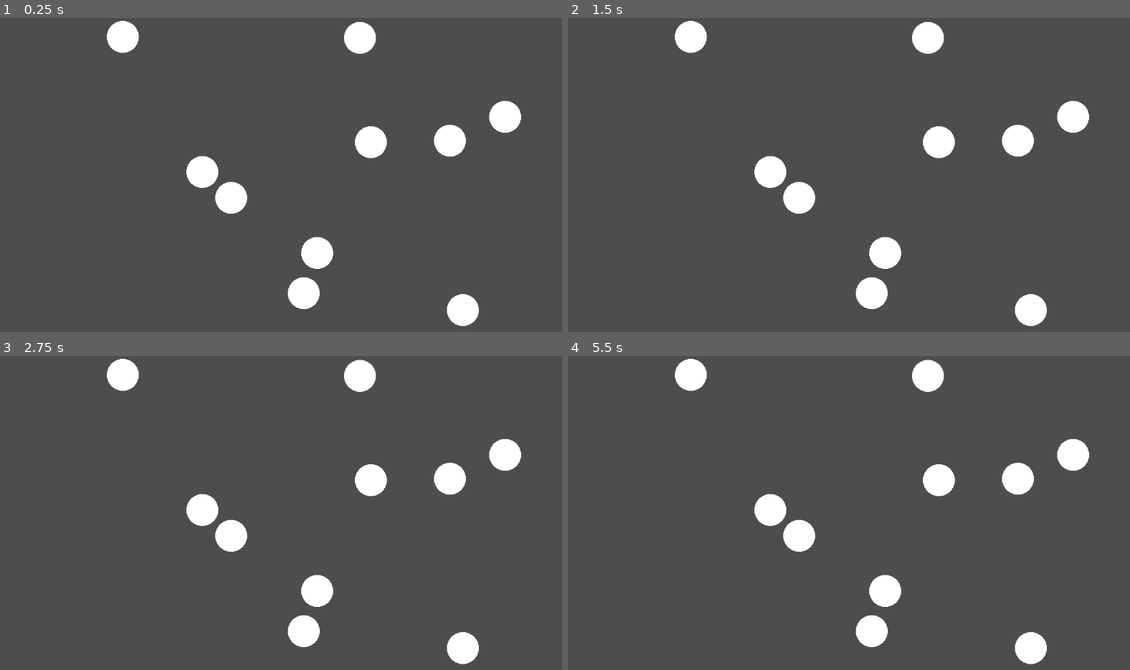
Above: before the commit, frames 1-4 (two rows, left to right).
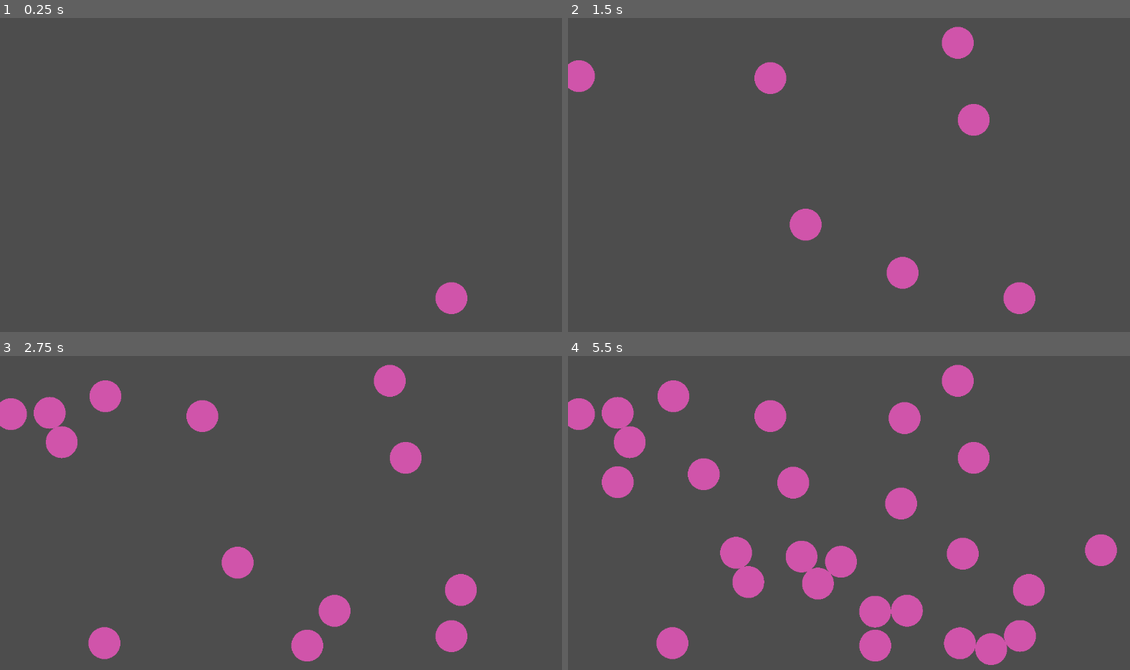
Above: after the commit, the same moments.

Repository: PhilKubz/concept_projects
Game: Godot game, scene res://Scenes/main.tscn
Two runs of this game, one before a commit and one after it. Both use one fixed random seed, a clock stepped at 60 frames per second and the inputs below.
Inputs:
- Up to frame 1 (0.25 s): no input
- Up to frame 2 (1.5 s): no input
- Up to frame 3 (2.75 s): no input
- Up to frame 4 (5.5 s): no input

The runs differ from the first frame. In frame 1, 4.9% of the frame differs, in the area x 19-93%, y 0-99%; in frame 2, 7.6%; in frame 3, 10%; in frame 4, 16%, in the area x 0-98%, y 0-99%.

Commit message:
EnemySpawner functions on Timer intervals

Diff:
--- a/EnemySpawning/Scenes/enemy.tscn
+++ b/EnemySpawning/Scenes/enemy.tscn
@@ -1,9 +1,6 @@
-[gd_scene load_steps=4 format=3 uid="uid://cwvsx3irm6jte"]
-
-[ext_resource type="Material" uid="uid://7uw5dk8orwud" path="res://Assets/pinkish.tres" id="1_h7mhy"]
+[gd_scene load_steps=3 format=3 uid="uid://cwvsx3irm6jte"]
 
 [sub_resource type="SphereMesh" id="SphereMesh_qqcfd"]
-material = ExtResource("1_h7mhy")
 
 [sub_resource type="CircleShape2D" id="CircleShape2D_fxhlo"]
 radius = 32.0624
@@ -12,6 +9,7 @@
 gravity_scale = 0.0
 
 [node name="MeshInstance2D" type="MeshInstance2D" parent="."]
+modulate = Color(0.815686, 0.329412, 0.666667, 1)
 position = Vector2(0, 1.47971e-05)
 scale = Vector2(64.0726, 64.0726)
 mesh = SubResource("SphereMesh_qqcfd")
--- /dev/null
+++ b/EnemySpawning/Scenes/enemy_spawner.tscn
@@ -0,0 +1,12 @@
+[gd_scene load_steps=2 format=3 uid="uid://di2hmm8khtu03"]
+
+[ext_resource type="Script" path="res://Scripts/enemy_spawner.gd" id="1_yg0bk"]
+
+[node name="EnemySpawner" type="Node2D"]
+script = ExtResource("1_yg0bk")
+
+[node name="Timer" type="Timer" parent="."]
+wait_time = 0.2
+autostart = true
+
+[connection signal="timeout" from="Timer" to="." method="_on_timer_timeout"]
--- a/EnemySpawning/Scenes/main.tscn
+++ b/EnemySpawning/Scenes/main.tscn
@@ -1,9 +1,14 @@
-[gd_scene load_steps=2 format=3 uid="uid://d142vywc6bhnm"]
+[gd_scene load_steps=3 format=3 uid="uid://d142vywc6bhnm"]
 
 [ext_resource type="Script" path="res://Scripts/main.gd" id="1_7lvpx"]
+[ext_resource type="PackedScene" uid="uid://di2hmm8khtu03" path="res://Scenes/enemy_spawner.tscn" id="2_7r8wv"]
 
 [node name="Main" type="Node2D"]
 script = ExtResource("1_7lvpx")
 
 [node name="Camera2D" type="Camera2D" parent="."]
 position = Vector2(576, 324)
+
+[node name="EnemySpawner" parent="." instance=ExtResource("2_7r8wv")]
+
+[connection signal="enemy_spawned" from="EnemySpawner" to="." method="_on_enemy_spawner_enemy_spawned"]
--- /dev/null
+++ b/EnemySpawning/Scripts/enemy_spawner.gd
@@ -0,0 +1,26 @@
+extends Node2D
+
+signal enemy_spawned(enemy_instance)
+
+#@onready var spawn_count : int = 10
+
+var enemy_scene = preload("res://Scenes/enemy.tscn")
+
+func _ready():
+	pass
+
+func spawn_enemy():
+#	for i in spawn_count:
+	var enemy_instance = enemy_scene.instantiate()
+	var enemy_size = randf_range(0.2, 1.0)
+
+	add_child(enemy_instance)
+	enemy_instance.position.x = randi_range(20, 1100)
+	enemy_instance.position.y = randi_range(30, 615)
+	enemy_instance.scale.x = enemy_size
+	enemy_instance.scale.y = enemy_size
+	emit_signal("enemy_spawned", enemy_instance)
+
+
+func _on_timer_timeout():
+	spawn_enemy()
--- a/EnemySpawning/Scripts/main.gd
+++ b/EnemySpawning/Scripts/main.gd
@@ -1,20 +1,6 @@
 extends Node2D
 
-@onready var spawn_count : int = 10
 
-var enemy_scene = preload("res://Scenes/enemy.tscn")
-
-func _ready():
-	spawn_enemy()
-
-
-func spawn_enemy():
-	for i in spawn_count:
-		var enemy = enemy_scene.instantiate()
-		var enemy_size = randf_range(0.2, 1.0)
-
-		add_child(enemy)
-		enemy.position.x = randi_range(0, 1120)
-		enemy.position.y = randi_range(30, 615)
-		enemy.scale.x = enemy_size
-		enemy.scale.y = enemy_size
+#
+#func _on_enemy_spawner_enemy_spawned(enemy_instance) -> void:
+#	pass # Replace with function body.
